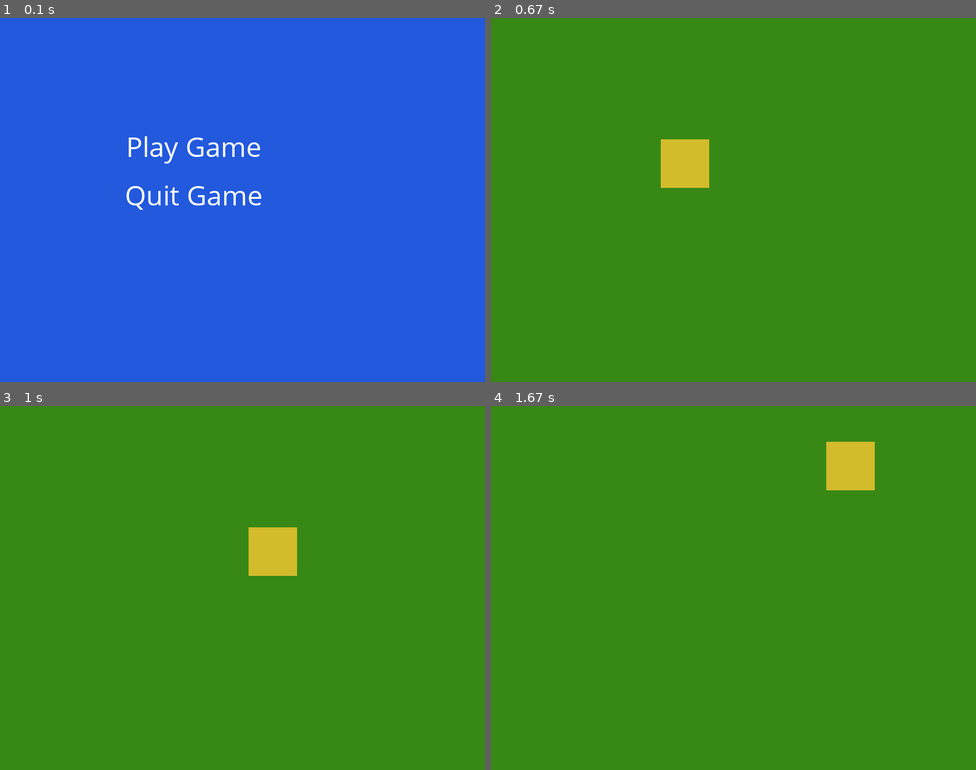
Above: before the commit, frames 1-4 (two rows, left to right).
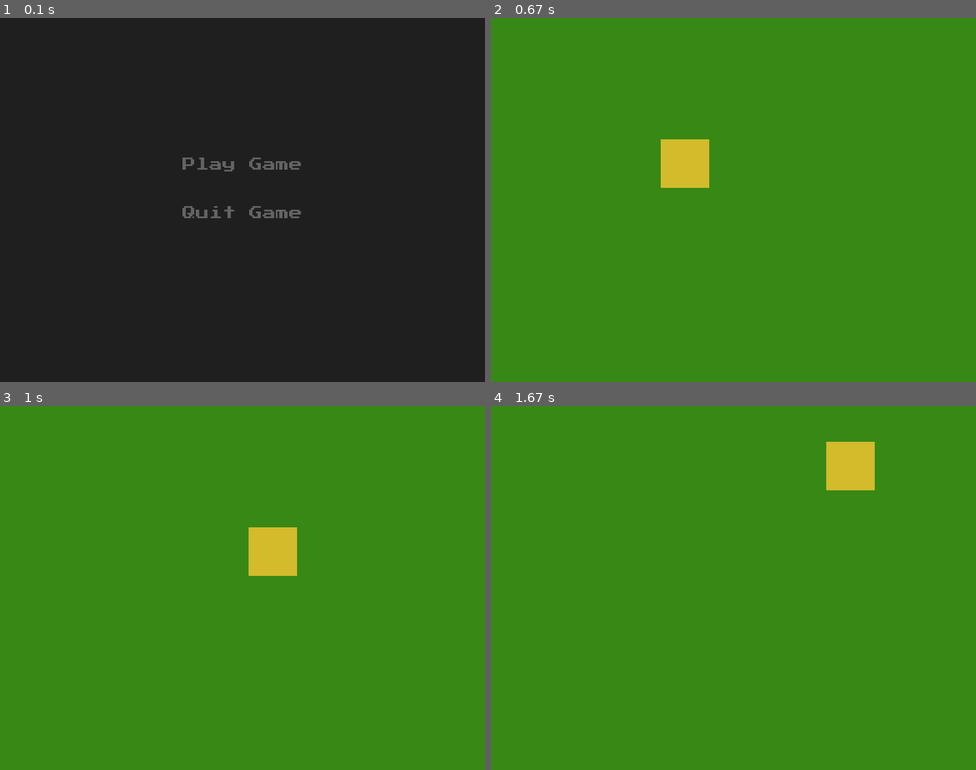
Above: after the commit, the same moments.

Repository: harryedgeworth/pong-pygame
Game: pygame game, started from main.py
Same seed, same stepped clock (60 frames per second), same inputs: the game is played once before the commit and once after it.
Inputs (mouse positions are in pixels of both pictures, inside the frame that each line leads up to):
- Up to frame 1 (0.1 s): no input
- Up to frame 2 (0.67 s): click (733, 163) at 0.38 s, where only the run after the commit has a clickable "Play Game"
- Up to frame 3 (1 s): hold Right from 0.67 s (still down); move the mouse to (242, 609) at 0.7 s
- Up to frame 4 (1.67 s): release Right at 1.13 s; hold Up 1.17-1.47 s; hold Right from 1.5 s (still down)

The runs differ from the first frame. In frame 1, 100% of the frame differs, in the area x 0-100%, y 0-100%; in frame 2, nothing differs; in frame 3, nothing differs; in frame 4, nothing differs.

Commit message:
Game menu added

Diff:
--- a/main.py
+++ b/main.py
@@ -9,9 +9,8 @@
 
     screen = pygame.display.set_mode((800,600))
 
-    AM = AssetManager()
+    AM = AssetManager(font_sizes = (16, 22))
     AM.load_assets('assets/')
-    AM.add_asset('Open Sans', pygame.font.SysFont('Open Sans', 48))
 
     gsm = GameStateManager(screen, AM)
     gsm.run()
--- a/src/asset_manager.py
+++ b/src/asset_manager.py
@@ -2,11 +2,11 @@
 import os
 
 class AssetManager():
-    def __init__(self):
+    def __init__(self, font_sizes):
         self.assets = {}
         self.scoped_assets = {}
         self.convert_images = True
-        self.font_sizes = (16,)
+        self.font_sizes = font_sizes
 
     def load_assets(self, base_path):
         assets = {}
--- a/src/menuState.py
+++ b/src/menuState.py
@@ -9,26 +9,26 @@
 
         # Add images for play text and hover text
         self.AM.add_asset('play_image',
-            self.AM.get_asset('Open Sans', 'menu').render('Play Game', 1, (255,255,255)),
+            self.AM.get_asset('fonts/pstart.ttf-22').render(' Play Game ', 1, (100,100,100)),
             'menu')
         self.AM.add_asset('play_hover_image',
-                self.AM.get_asset('Open Sans', 'menu').render('Play Game', 1, (255,32,32)),
+                self.AM.get_asset('fonts/pstart.ttf-22', 'menu').render('>Play Game<', 1, (255,255,255)),
                 'menu')
         # Rectangle represented play text
         self.play_button = pygame.Rect(
-            (320-self.AM.get_asset('play_image', 'menu').get_size()[0]/2, 180),
+            (400-self.AM.get_asset('play_image', 'menu').get_size()[0]/2, 230),
             self.AM.get_asset('play_image', 'menu').get_size())
 
         # Add images for quit text and hover text
         self.AM.add_asset('quit_image',
-            self.AM.get_asset('Open Sans', 'menu').render('Quit Game', 1, (255,255,255)),
+            self.AM.get_asset('fonts/pstart.ttf-22', 'menu').render(' Quit Game ', 1, (100,100,100)),
             'menu')
         self.AM.add_asset('quit_hover_image',
-                self.AM.get_asset('Open Sans', 'menu').render('Quit Game', 1, (255,32,32)),
+                self.AM.get_asset('fonts/pstart.ttf-22', 'menu').render('>Quit Game<', 1, (255,255,255)),
                 'menu')
         # Rectangle represented quit text
         self.quit_button = pygame.Rect(
-            (320-self.AM.get_asset('quit_image', 'menu').get_size()[0]/2, 260),
+            (400-self.AM.get_asset('quit_image', 'menu').get_size()[0]/2, 310),
             self.AM.get_asset('quit_image', 'menu').get_size())
 
     def handleEvents(self, events):
@@ -46,7 +46,7 @@
         pass
 
     def blit(self, surface):
-        surface.fill((34, 89, 221))
+        surface.fill(pygame.Color('grey12'))
 
         if not self.play_button.collidepoint(pygame.mouse.get_pos()):
             surface.blit(self.AM.get_asset('play_image', 'menu'), self.play_button)
Renamed: assets/PressStart2P-Regular.ttf -> assets/fonts/pstart.ttf
